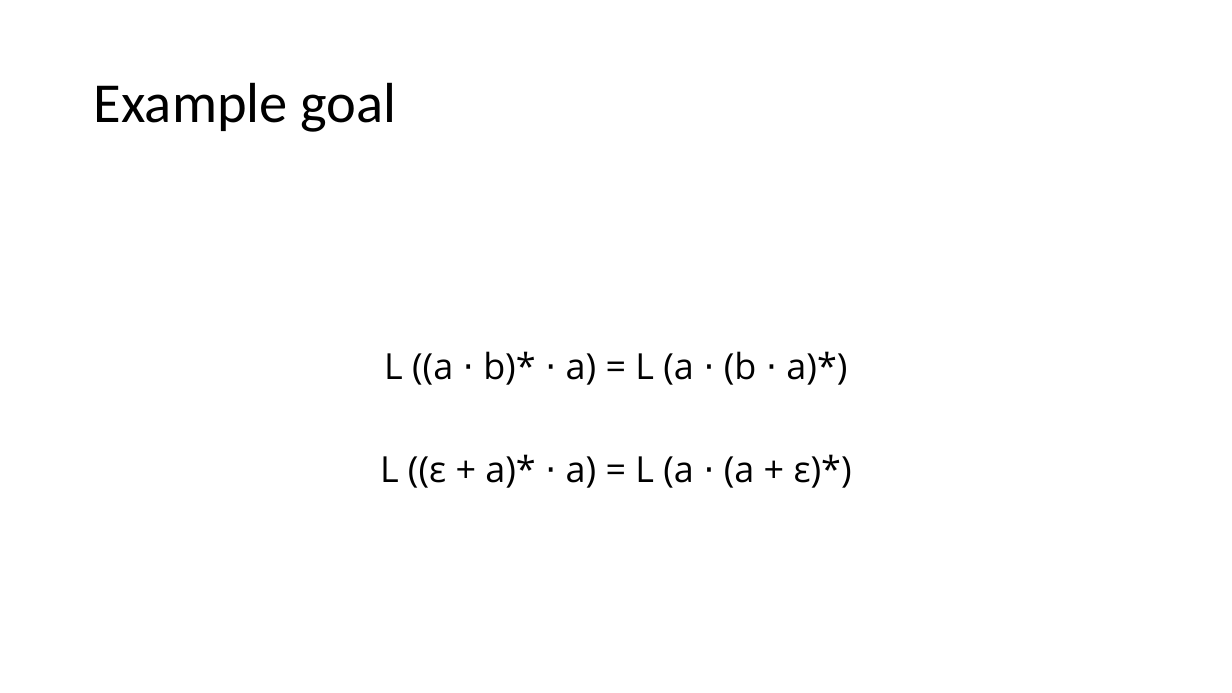
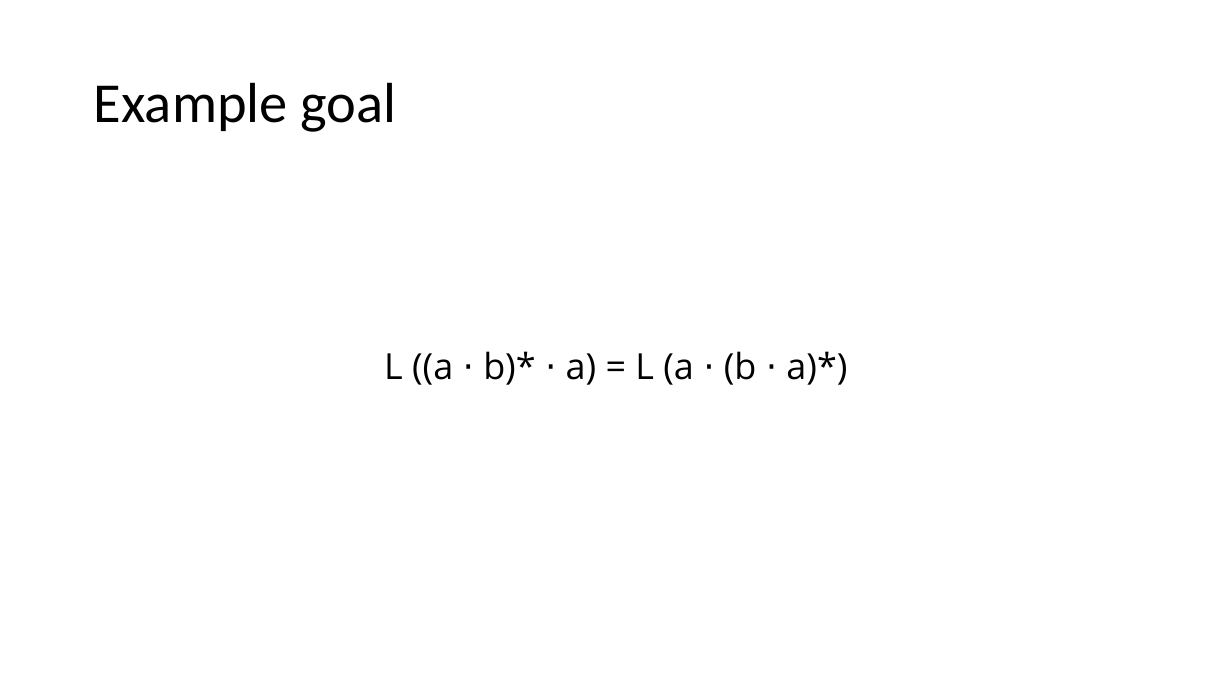
Before and after one commit to Helli/fds_seminar, a slide deck: slide 16 of slides.pptx. Drawn at 1232x693 pixels with LibreOffice and Linux fonts; fonts in the diff are those of the drawing. Boxes give left, top, right and bottom in pixels: in the first picture for what was removed or moved away, otherwise in the second. Text is boxed around its words. In the diff, an @@ line names an element or a change of style, - is before the commit and + after.

```diff
--- a/slides.pptx
+++ b/slides.pptx
@@ text at (380,454,852,488): paragraph removed @@
-L ((ε + a)* ⋅ a) = L (a ⋅ (a + ε)*)
```
Also in this commit, not shown: 1 other slide changed.
